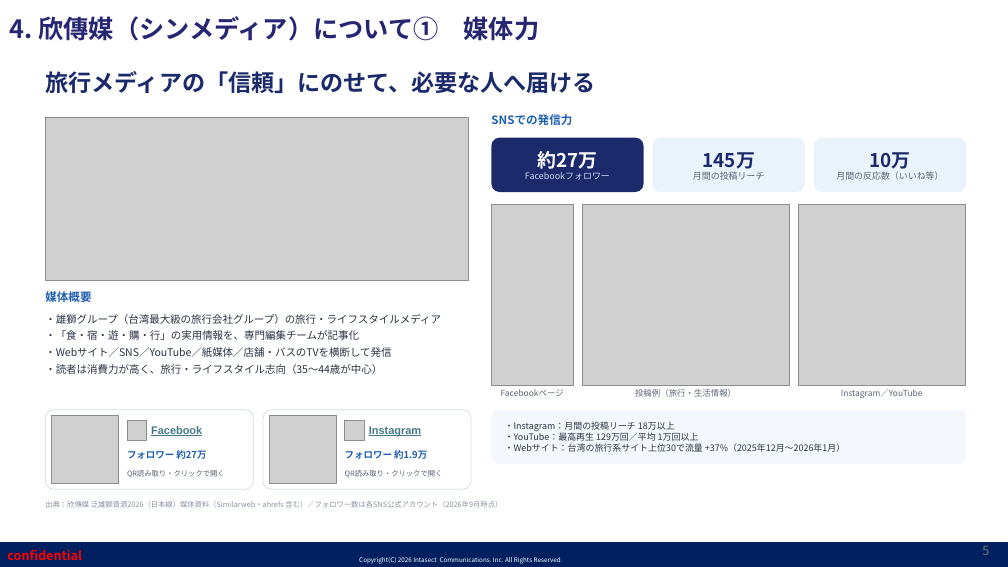
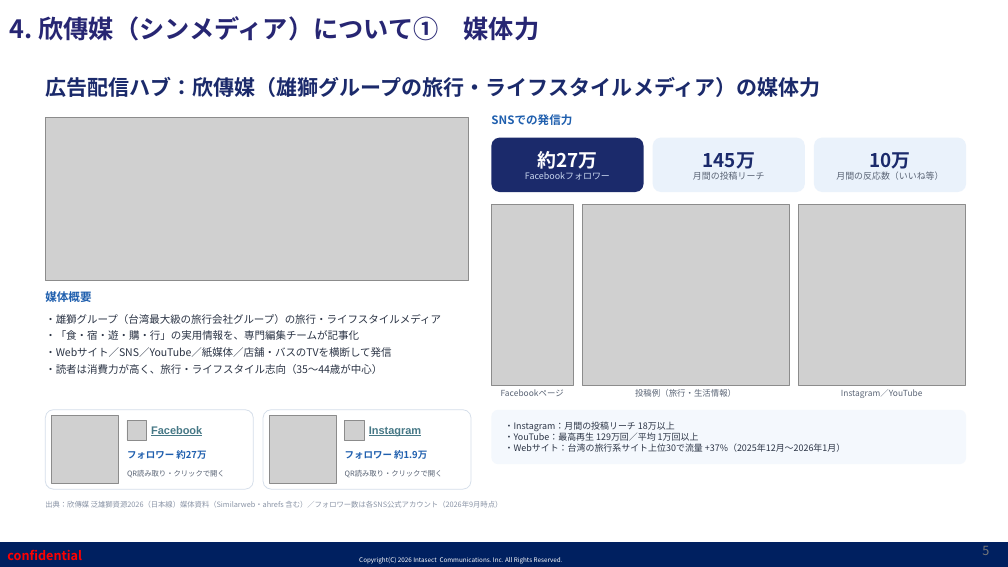
Before and after one commit to shelleychenyi/proposal, a slide deck: slide 5 of 神奈川縣/【インタセクト】神奈川県様_台湾・香港・マカオ向け2027年年始観光マナー啓発プロモーション_202609.pptx. Drawn at 1008x567 pixels with LibreOffice and Linux fonts; fonts in the diff are those of the drawing; grey boxes stand for pictures; background and template pictures are left out. Boxes give left, top, right and bottom in pixels: in the first picture for what was removed or moved away, otherwise in the second. Text is boxed around its words. In the diff, an @@ line names an element or a change of style, - is before the commit and + after.

```diff
--- a/神奈川縣/【インタセクト】神奈川県様_台湾・香港・マカオ向け2027年年始観光マナー啓発プロモーション_202609.pptx
+++ b/神奈川縣/【インタセクト】神奈川県様_台湾・香港・マカオ向け2027年年始観光マナー啓発プロモーション_202609.pptx
@@ text at [45, 77, 821, 97]: text changed; size 22 to 20 pt @@
-旅行メディアの「信頼」にのせて、必要な人へ届ける
+広告配信ハブ：欣傳媒（雄獅グループの旅行・ライフスタイルメディア）の媒体力
@@ text "広告配信ハブ：欣傳媒（雄獅グループの旅行・ライフスタイルメディア）の媒体力" at [45, 77, 821, 97]: vertical alignment top to middle @@
```
Also in this commit, not shown: 5 other slides changed, 1 other file.
